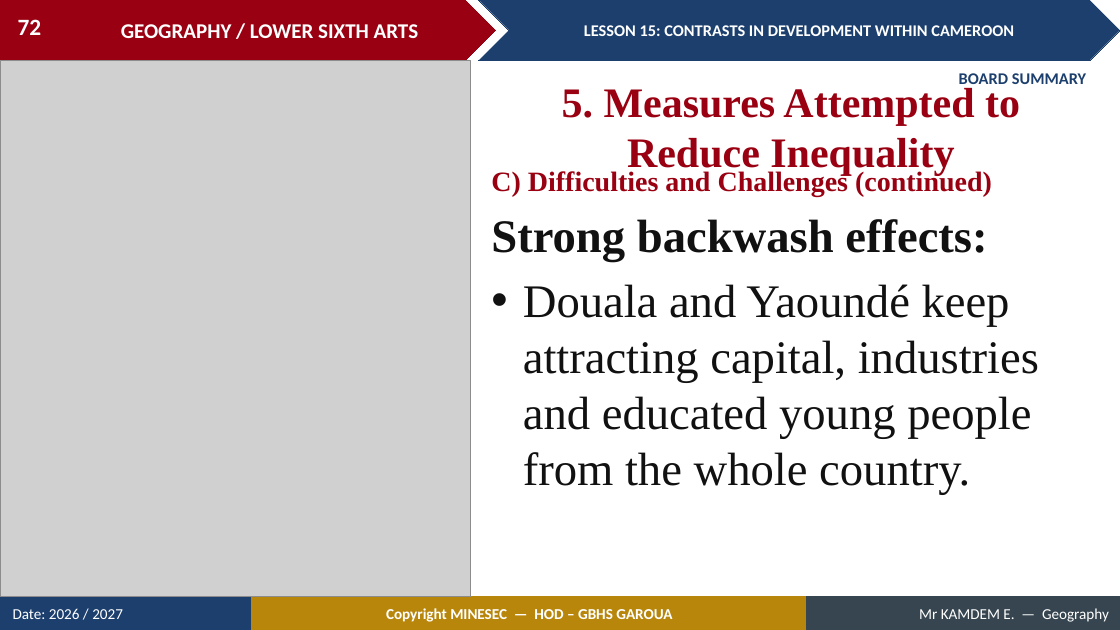
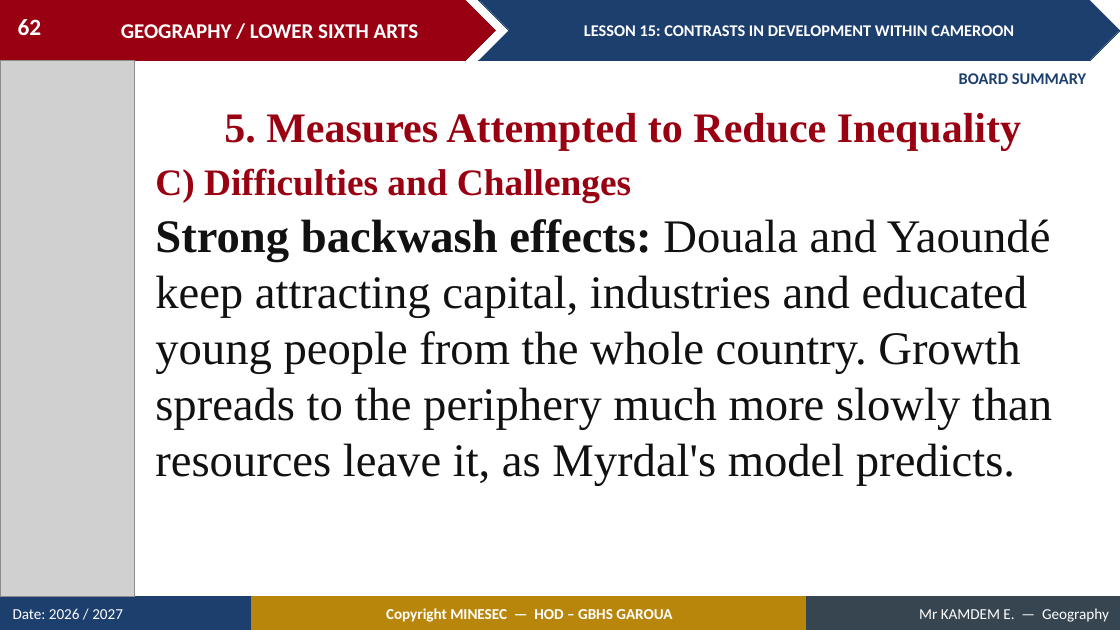
Before and after one commit to Berthautk/linea-github, a slide deck: slide 62 of lecons/LSA/Geography of Cameroon/15_LSA_CAM_L15_Contrasts_in_Development_within_Cameroon.pptx (slide 72 before the commit). Drawn at 1120x630 pixels with LibreOffice and Linux fonts; fonts in the diff are those of the drawing; grey boxes stand for pictures. Boxes give left, top, right and bottom in pixels: in the first picture for what was removed or moved away, otherwise in the second. Text is boxed around its words. In the diff, an @@ line names an element or a change of style, - is before the commit and + after.

```diff
--- a/lecons/LSA/Geography of Cameroon/15_LSA_CAM_L15_Contrasts_in_Development_within_Cameroon.pptx
+++ b/lecons/LSA/Geography of Cameroon/15_LSA_CAM_L15_Contrasts_in_Development_within_Cameroon.pptx
@@ page number at [18,19,42,35]: text changed @@
-72
+62
@@ picture: place and size @@
-picture at [0,60,471,597]
+picture at [0,60,134,597]
@@ text "5. Measures Attempted to Reduce ..." rewrapped from [562,88,1020,176] to [224,113,1021,150] @@
@@ text at [155,168,631,202]: text changed; size 24 to 32 pt @@
-C) Difficulties and Challenges (continued)
+C) Difficulties and Challenges
@@ text at [155,219,1052,486]: text changed @@
-Strong backwash effects:
-• Douala and Yaoundé keep attracting capital, industries and educated young people from the whole country.
+Strong backwash effects: Douala and Yaoundé keep attracting capital, industries and educated young people from the whole country. Growth spreads to the periphery much more slowly than resources leave it, as Myrdal's model predicts.
```
Also in this commit, not shown: 20 other slides changed, 3 slides added, 14 slides removed, 5 other files.
